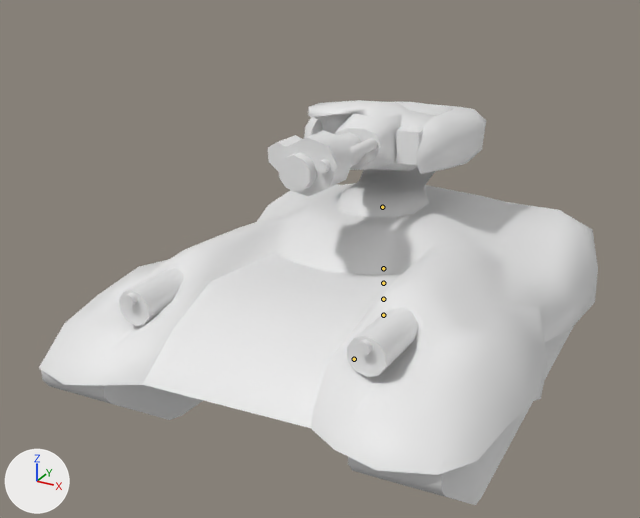
The Blender file modelsrc/src/gunman/vehicle_tank/tank.blend, before and after one commit.
One viewpoint serves both versions: a camera (50 mm lens) standing at (158.0, -342.0, 192.0) and looking at (-18.0, -22.0, 31.0). The lights are fixed; the arrows at lower left show +X, +Y and +Z. Both versions are drawn at frame 4 of the action 'bumpfrontleft'; the numbers are the values there. The bones that bend it are drawn over the model as lines. Materials are left out; every surface is plain grey.

Objects in the first picture: 'base'.
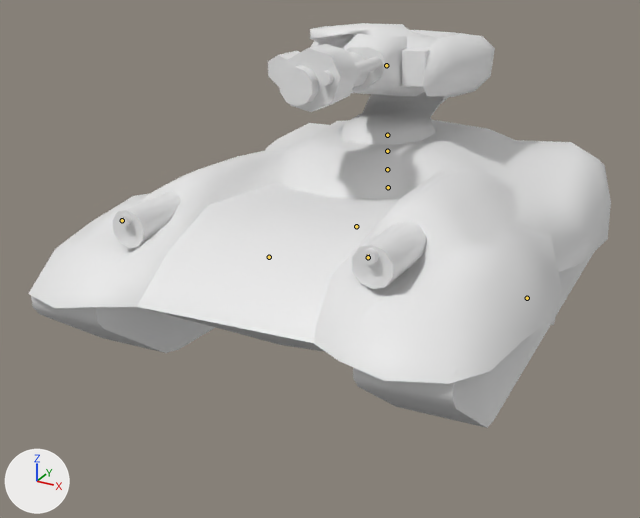
Patch to the scene script:
```diff
--- a/modelsrc/src/gunman/vehicle_tank/tank.blend.py
+++ b/modelsrc/src/gunman/vehicle_tank/tank.blend.py
@@ bone_bone03 @@
 bone_bone03 = bpy.data.objects['base_skeleton'].pose.bones['Bone03']
-bone_bone03.location = (0.0, 0.0, -25.2)
+bone_bone03.location = (0.0, 0.0, 8.6)
```

Boxes (x1, y1, x2, y2) around the edits, measured in the pictures (640 x 518 px):
'base', posed (24% shorter): before (39, 100, 598, 505); after (28, 119, 611, 428)
'tank_turret', now drawn: after (268, 23, 495, 145)
bone 'Bone03', root to tip: before (383, 315) to (384, 315); after (388, 187) to (388, 187)
